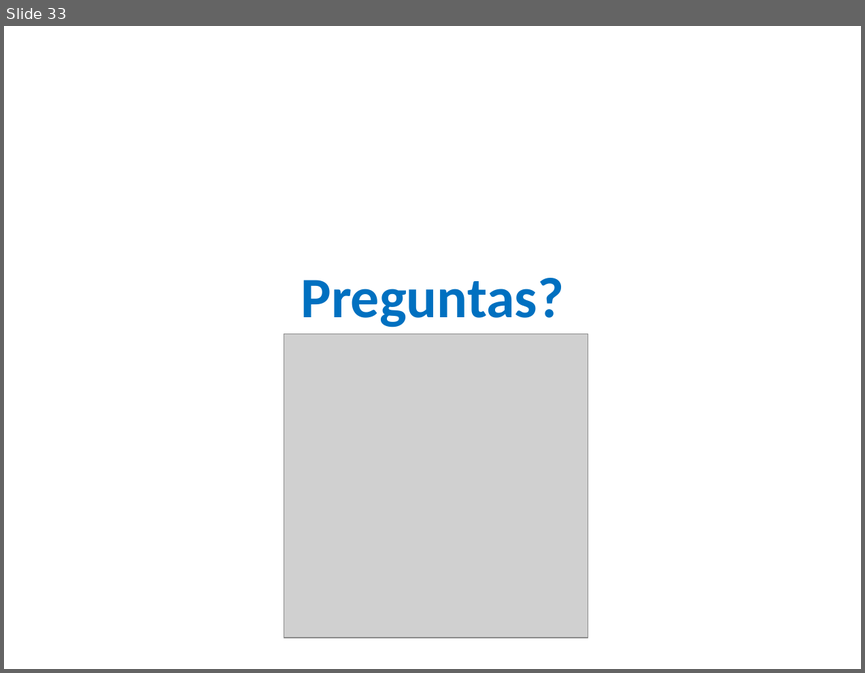
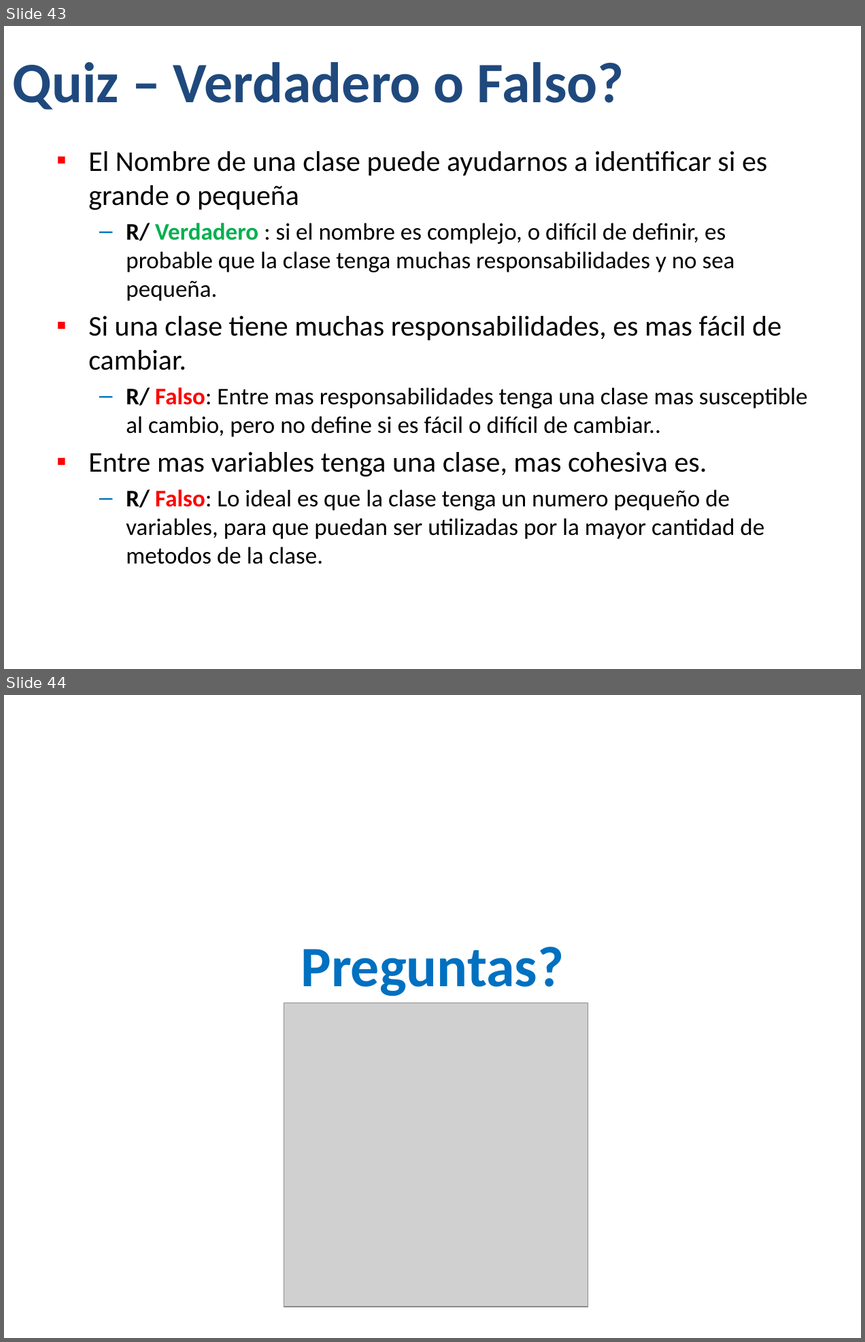
Before and after one commit to Jucer74/BackDevelopment, a slide deck: Classes/BackDev-03-Programación Orientada a Objetos.pptx. Shown one above the other, each under a label of ours: slide 33 before the commit, slides 43 and 44 after it. The pictures are 865x673 and 865x1342 pixels, drawn with LibreOffice and Linux fonts; fonts in the diff are those of the drawing; grey boxes stand for pictures; background and template pictures are left out. Boxes give left, top, right and bottom in pixels: in the first picture for what was removed or moved away, otherwise in the second. Text is boxed around its words. In the diff, an @@ line names an element or a change of style, - is before the commit and + after.

```diff
--- a/Classes/BackDev-03-Programación Orientada a Objetos.pptx
+++ b/Classes/BackDev-03-Programación Orientada a Objetos.pptx
@@ slide 43 added at (x1=4, y1=26, x2=861, y2=669), background #FFFFFF @@
@@ title added at (x1=13, y1=62, x2=624, y2=110), 48 pt, text #1F497D, bold @@
+Quiz – Verdadero o Falso?
@@ text added at (x1=88, y1=151, x2=808, y2=564), 20 pt, text #000000 @@
+▪ El Nombre de una clase puede ayudarnos a identificar si es grande o pequeña
+  – R/ Verdadero : si el nombre es complejo, o difícil de definir, es probable que la clase tenga muchas responsabilidades y no sea pequeña.
+▪ Si una clase tiene muchas responsabilidades, es mas fácil de cambiar.
+  – R/ Falso: Entre mas responsabilidades tenga una clase mas susceptible al cambio, pero no define si es fácil o difícil de cambiar..
+▪ Entre mas variables tenga una clase, mas cohesiva es.
+  – R/ Falso: Lo ideal es que la clase tenga un numero pequeño de variables, para que puedan ser utilizadas por la mayor cantidad de metodos de la clase.
@@ what was slide 33 is now slide 44 @@
```
Also in this commit, not shown: 5 slides changed, 10 other slides added, 1 other file.
